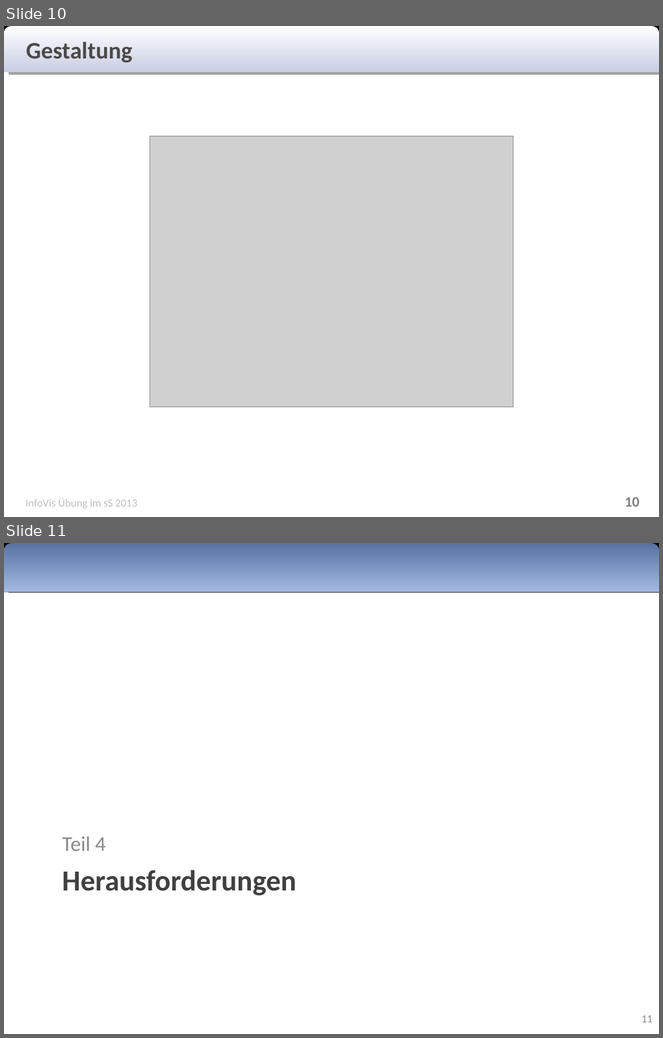
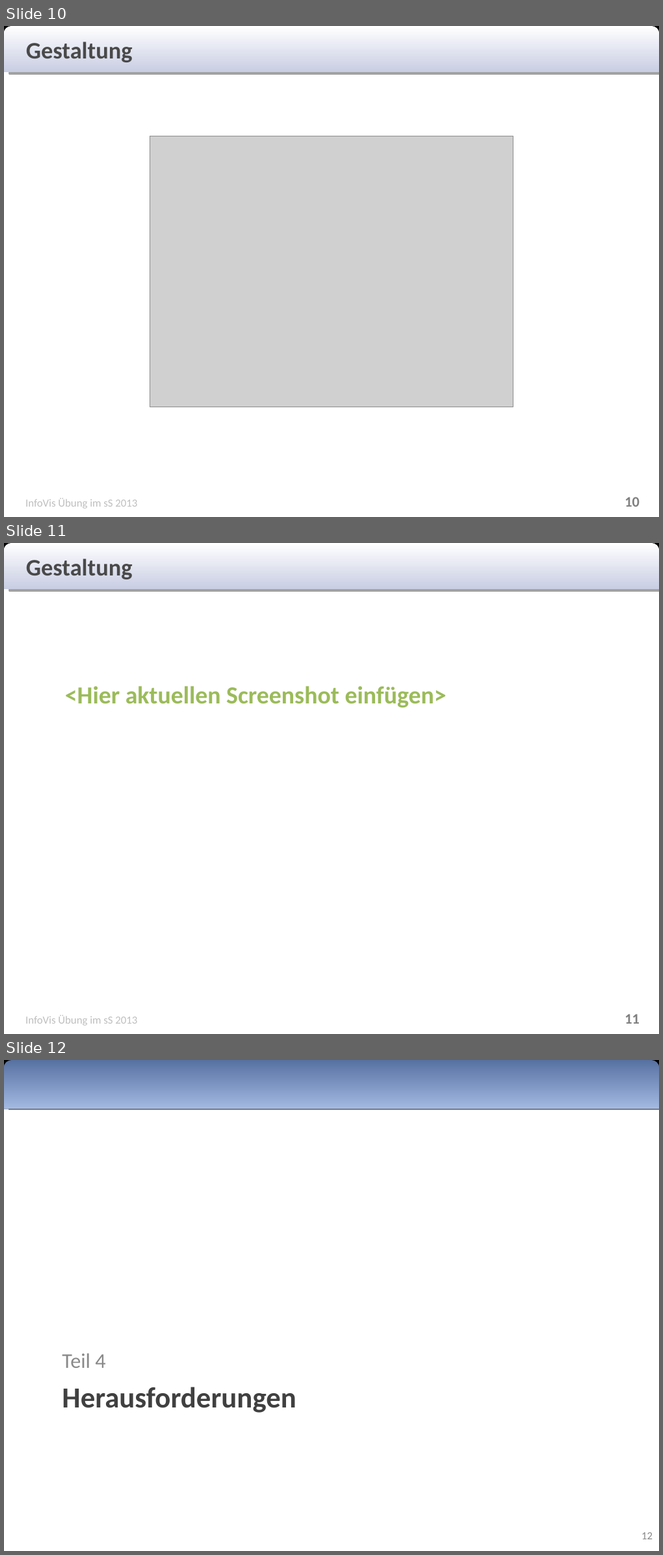
Before and after one commit to Rajikarubijua/bushumappu, a slide deck: presentation/zwischenpräsentation.odp. Shown one above the other, each under a label of ours: slides 10 and 11 before the commit, slides 10, 11 and 12 after it. The pictures are 663x1038 and 663x1555 pixels, drawn with LibreOffice and Linux fonts; fonts in the diff are those of the drawing; grey boxes stand for pictures. Boxes give left, top, right and bottom in pixels: in the first picture for what was removed or moved away, otherwise in the second. Text is boxed around its words. In the diff, an @@ line names an element or a change of style, - is before the commit and + after.

```diff
--- a/presentation/zwischenpräsentation.odp
+++ b/presentation/zwischenpräsentation.odp
@@ slide 11 added at (4, 543, 659, 1034), background #FFFFFF; not listed: 3 template elements that a slide beside it also shows @@
@@ text added at (26, 559, 133, 579), 26 pt, text #494949, bold @@
+Gestaltung
@@ text added at (65, 686, 447, 708), 27 pt, text #9BBB59, bold @@
+<Hier aktuellen Screenshot einfügen>
@@ page number added at (625, 1014, 640, 1024), 16 pt, text #7F7F7F, bold @@
+11
@@ what was slide 11 is now slide 12 @@
@@ page number at (642, 1533, 653, 1540): text changed @@
-11
+12
```
Also in this commit, not shown: 1 slide changed, 2 other slides added.
